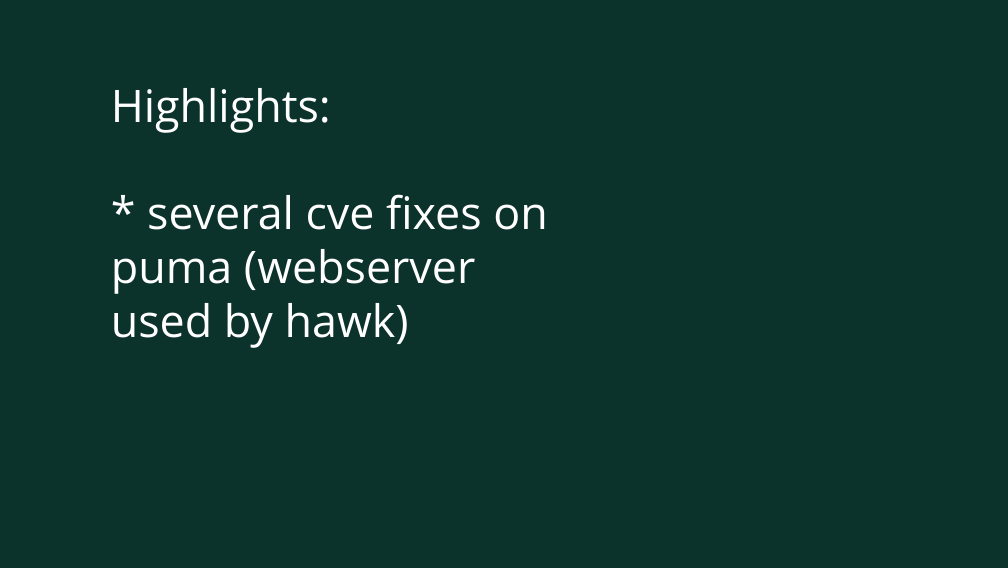
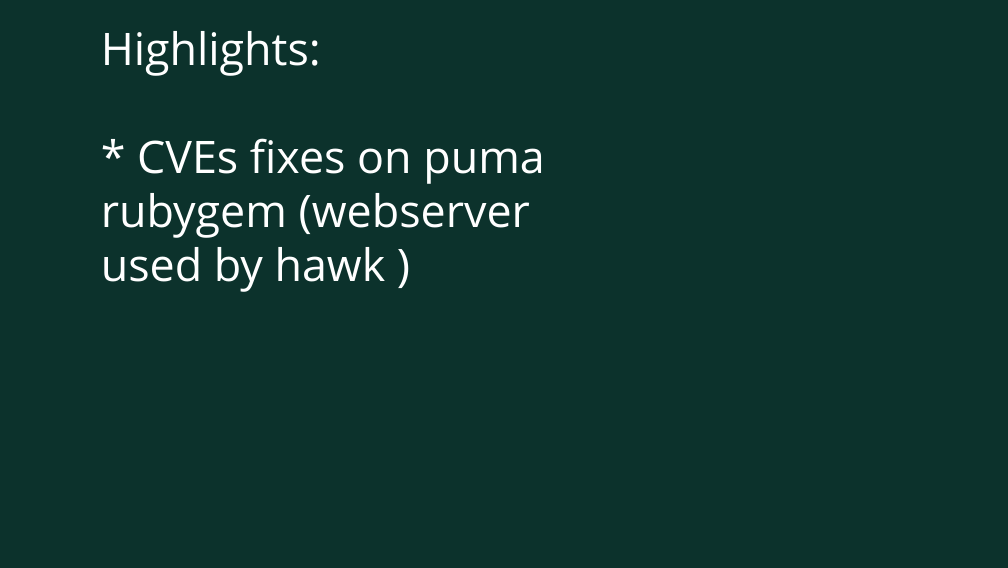
Before and after one commit to MalloZup/work-presentations, a slide deck: slide 6 of hawk-status.odp (slide 3 before the commit). Drawn at 1008x568 pixels with LibreOffice and Linux fonts; fonts in the diff are those of the drawing; background and template pictures are left out. Boxes give left, top, right and bottom in pixels: in the first picture for what was removed or moved away, otherwise in the second. Text is boxed around its words. In the diff, an @@ line names an element or a change of style, - is before the commit and + after.

```diff
--- a/hawk-status.odp
+++ b/hawk-status.odp
@@ title at [101, 31, 545, 292]: text changed @@
-Highlights:
-* several cve fixes on puma (webserver used by hawk)
+Highlights:
+* CVEs fixes on puma rubygem (webserver used by hawk )
```
Also in this commit, not shown: 6 other slides changed, 14 slides added, 2 slides removed, 3 other files.
